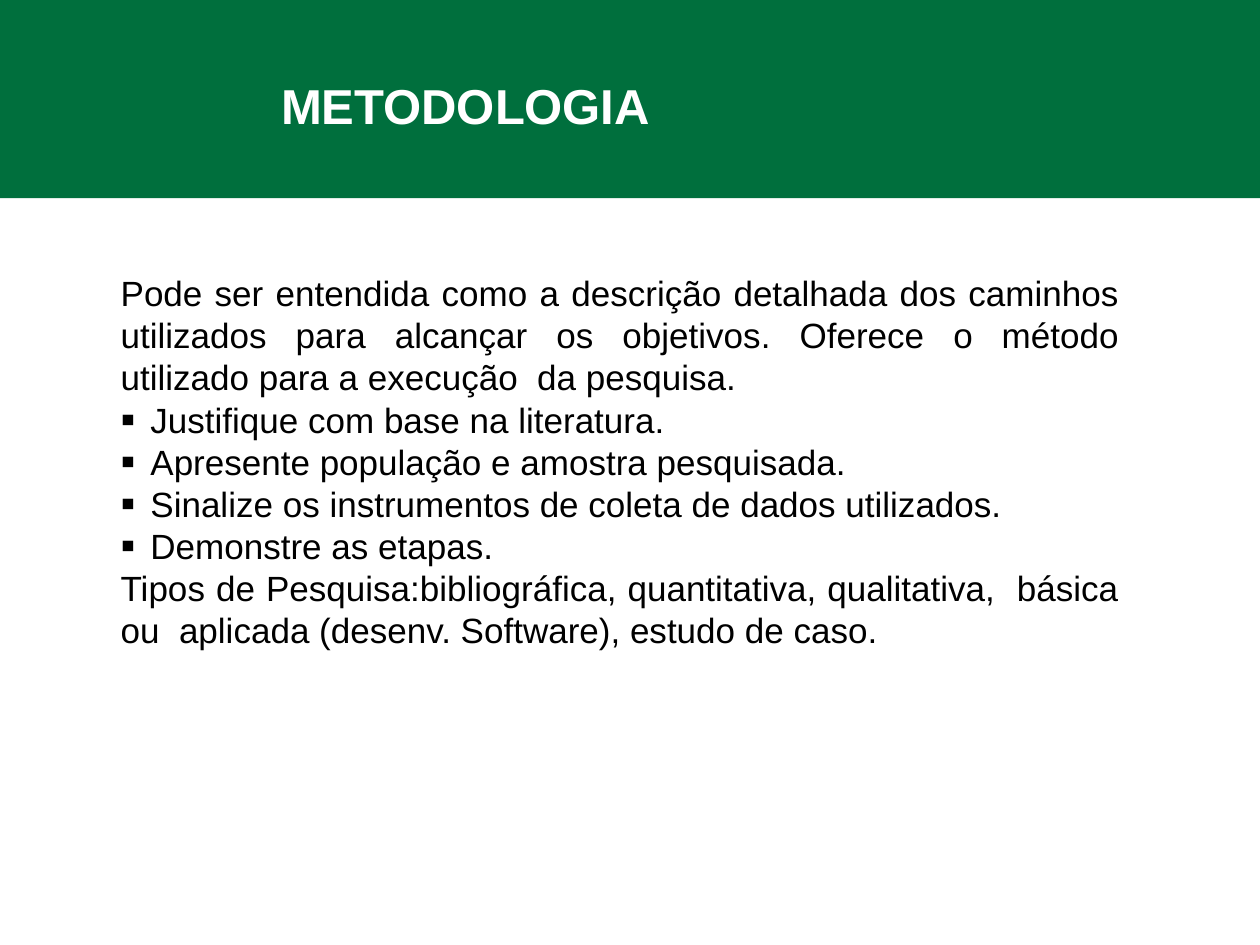
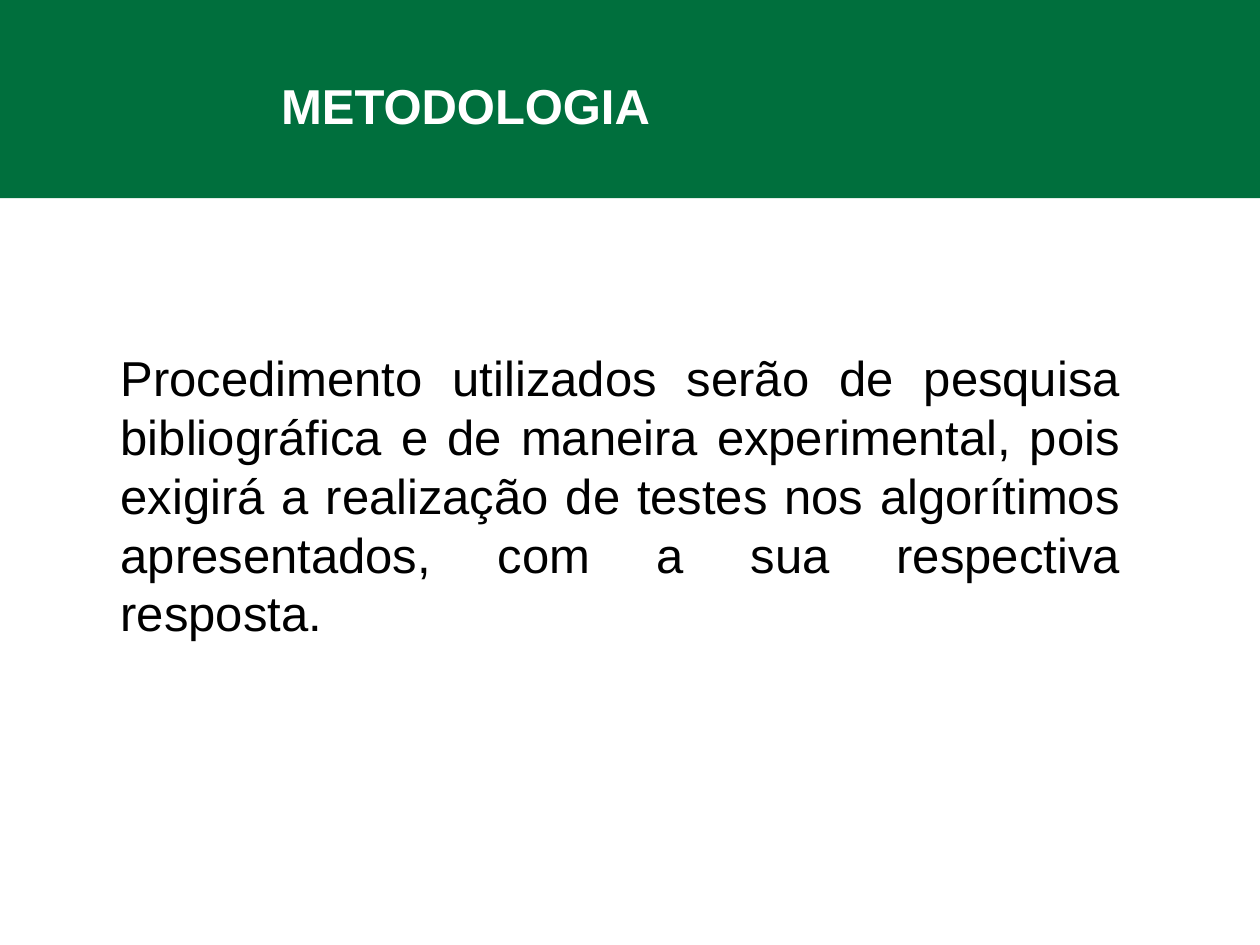
Before and after one commit to feliperuhland/tcc, a slide deck: slide 11 of apresentacao_preprojeto.pptx (slide 8 before the commit). Drawn at 1260x945 pixels with LibreOffice and Linux fonts; fonts in the diff are those of the drawing; background and template pictures are left out. Boxes give left, top, right and bottom in pixels: in the first picture for what was removed or moved away, otherwise in the second. Text is boxed around its words. In the diff, an @@ line names an element or a change of style, - is before the commit and + after.

```diff
--- a/apresentacao_preprojeto.pptx
+++ b/apresentacao_preprojeto.pptx
@@ text at bbox=[121, 360, 1120, 642]: text changed; size 20 to 28 pt @@
-Pode ser entendida como a descrição detalhada dos caminhos utilizados para alcançar os objetivos. Oferece o método utilizado para a execução da pesquisa.
-▪ Justifique com base na literatura.
-▪ Apresente população e amostra pesquisada.
-▪ Sinalize os instrumentos de coleta de dados utilizados.
-▪ Demonstre as etapas.
-Tipos de Pesquisa:bibliográfica, quantitativa, qualitativa, básica ou aplicada (desenv. Software), estudo de caso.
+Procedimento utilizados serão de pesquisa bibliográfica e de maneira experimental, pois exigirá a realização de testes nos algorítimos apresentados, com a sua respectiva resposta.
```
Also in this commit, not shown: 3 other slides changed, 8 slides added, 3 slides removed.
